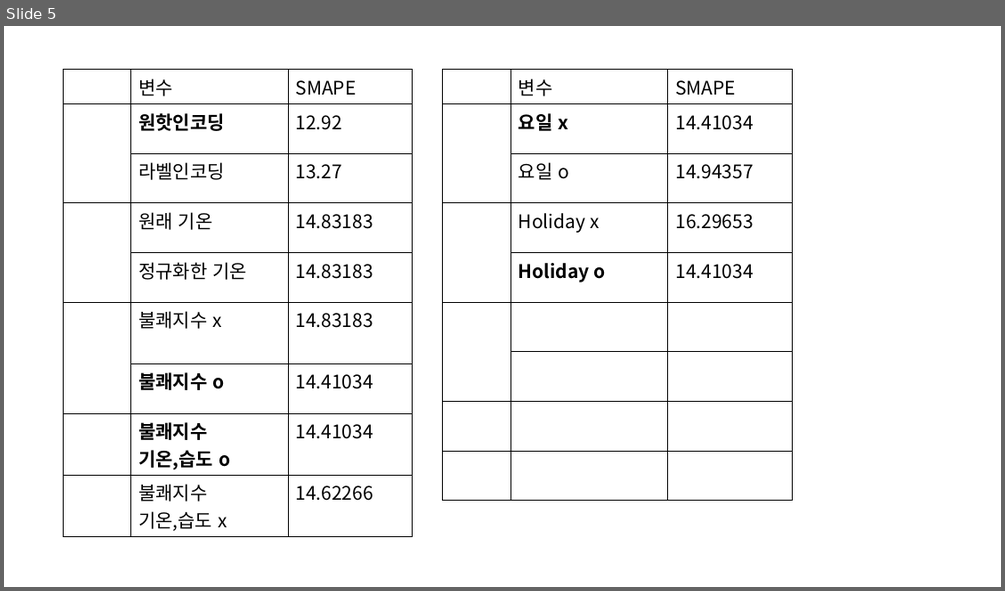
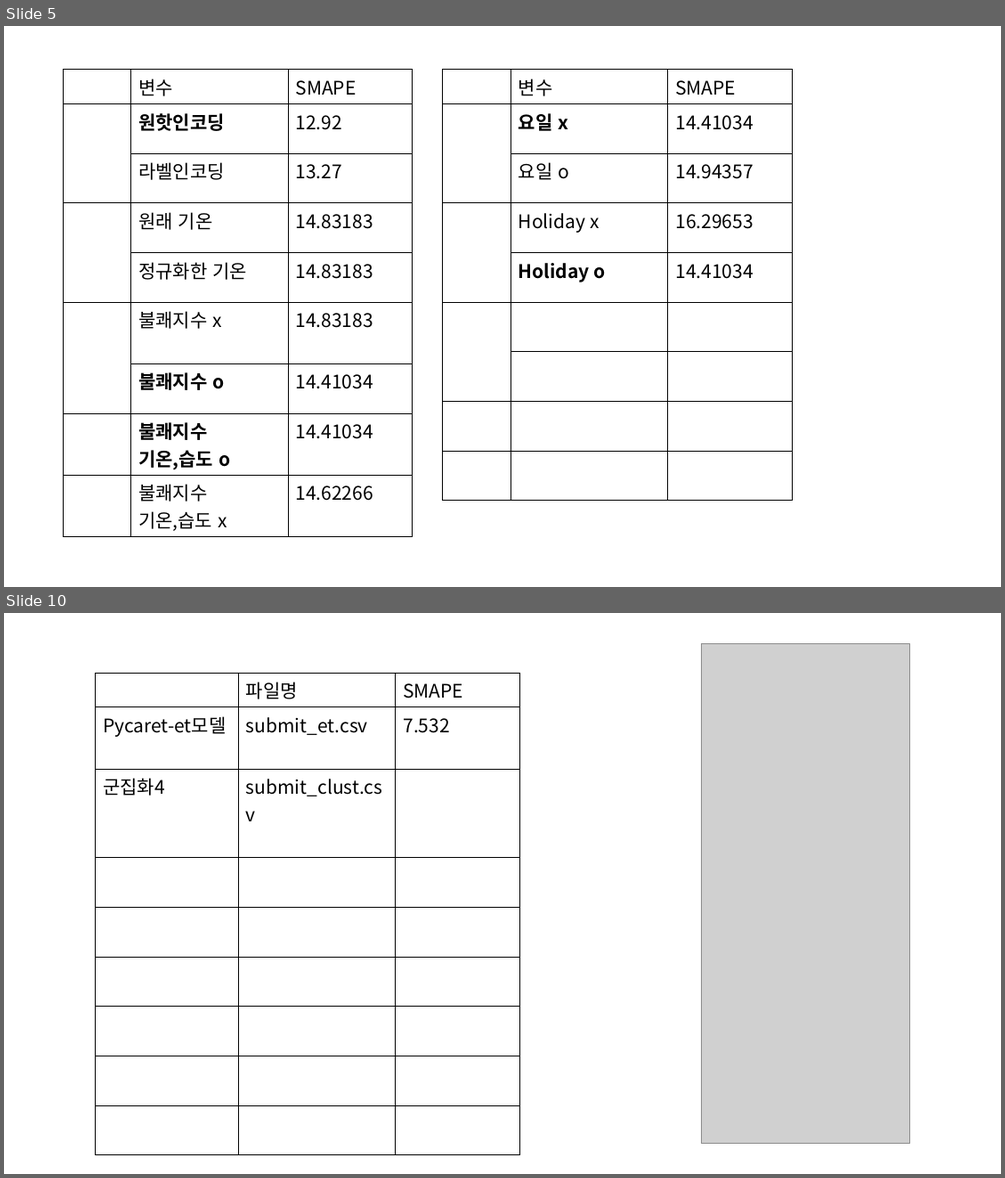
Before and after one commit to 2023dacon/Power-usage-Prediction, a slide deck: 파일/대회.pptx. Shown one above the other, each under a label of ours: slide 5 before the commit, slides 5 and 10 after it; the slides between them are not shown. The pictures are 1005x591 and 1005x1178 pixels, drawn with LibreOffice and Linux fonts; fonts in the diff are those of the drawing; grey boxes stand for pictures. Boxes give left, top, right and bottom in pixels: in the first picture for what was removed or moved away, otherwise in the second. Text is boxed around its words. In the diff, an @@ line names an element or a change of style, - is before the commit and + after.

```diff
--- a/파일/대회.pptx
+++ b/파일/대회.pptx
@@ slide 10 added at [4,613,1001,1174], background #FFFFFF @@
@@ picture added at [701,643,909,1144] @@
@@ table added at [96,673,519,1106], 9 rows, 3 columns @@
+ | 파일명 | SMAPE
+Pycaret-et모델 | submit_et.csv | 7.532
+군집화4 | submit_clust.csv | 
+ |  | 
+ |  | 
+ |  | 
+ |  | 
+ |  | 
+ |  | 
```
Also in this commit, not shown: 3 slides changed, 5 other slides added, 2 slides removed, 2 other files.
